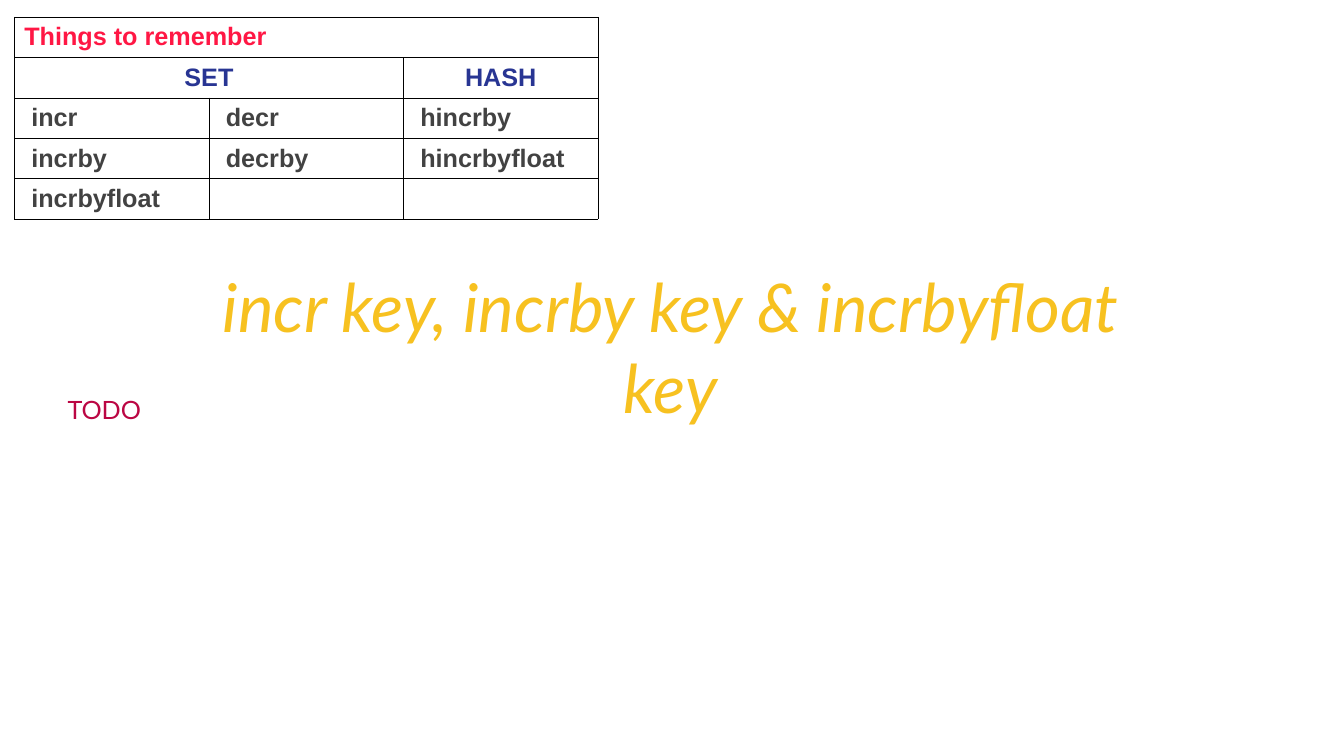
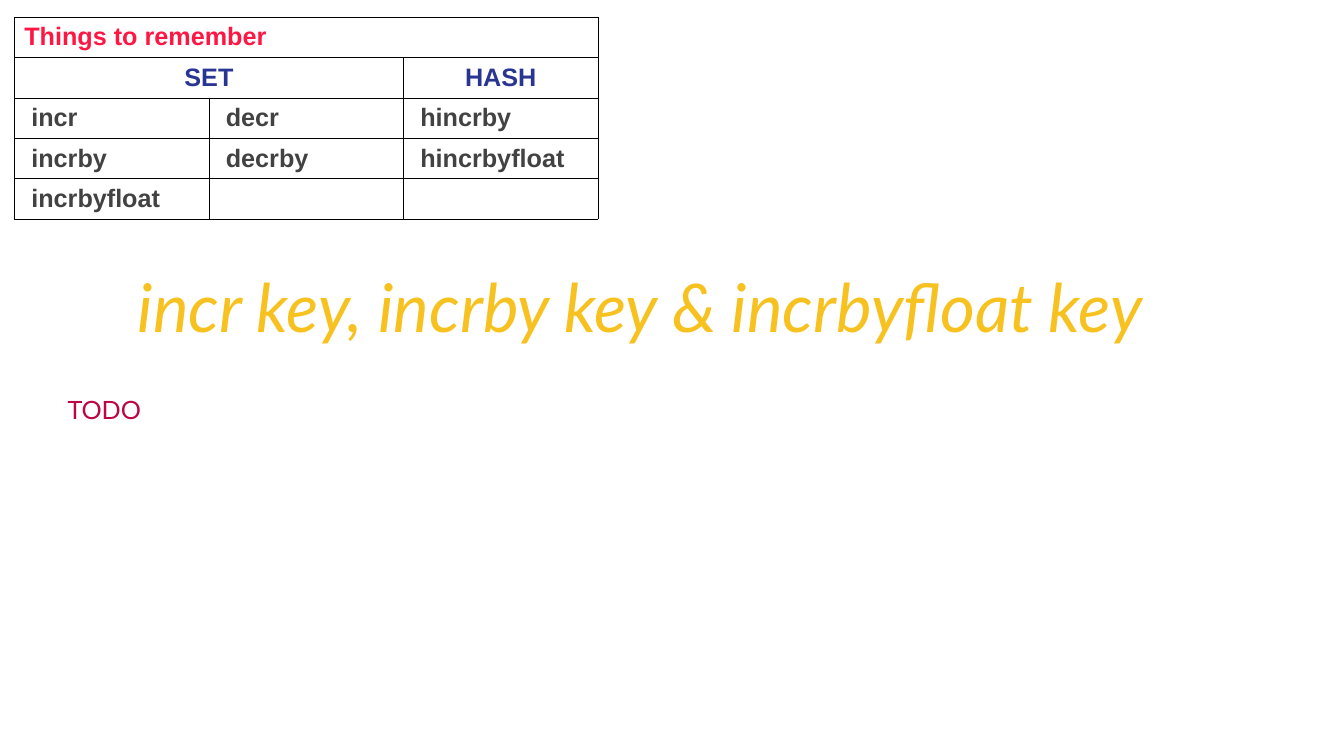
Before and after one commit to Saleel-Bagde/PPT-s, a slide deck: slide 25 of redis Ver2.pptx. Drawn at 1344x756 pixels with LibreOffice and Linux fonts; fonts in the diff are those of the drawing. Boxes give left, top, right and bottom in pixels: in the first picture for what was removed or moved away, otherwise in the second. Text is boxed around its words. In the diff, an @@ line names an element or a change of style, - is before the commit and + after.

```diff
--- a/redis Ver2.pptx
+++ b/redis Ver2.pptx
@@ text "incr key, incrby key & ..." rewrapped from <box>223,282,1118,425</box> to <box>138,282,1143,344</box> @@
```
Also in this commit, not shown: 10 other slides changed, 17 slides added, 1 slide removed.
